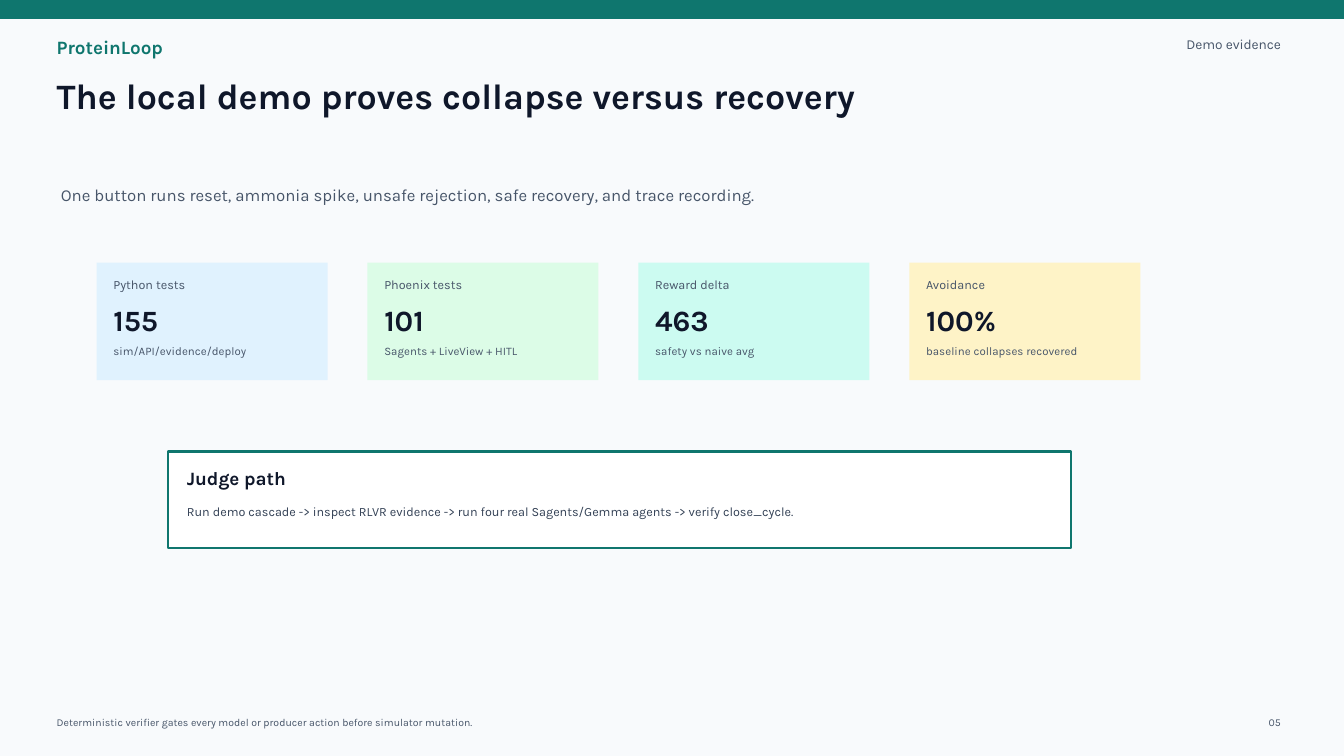
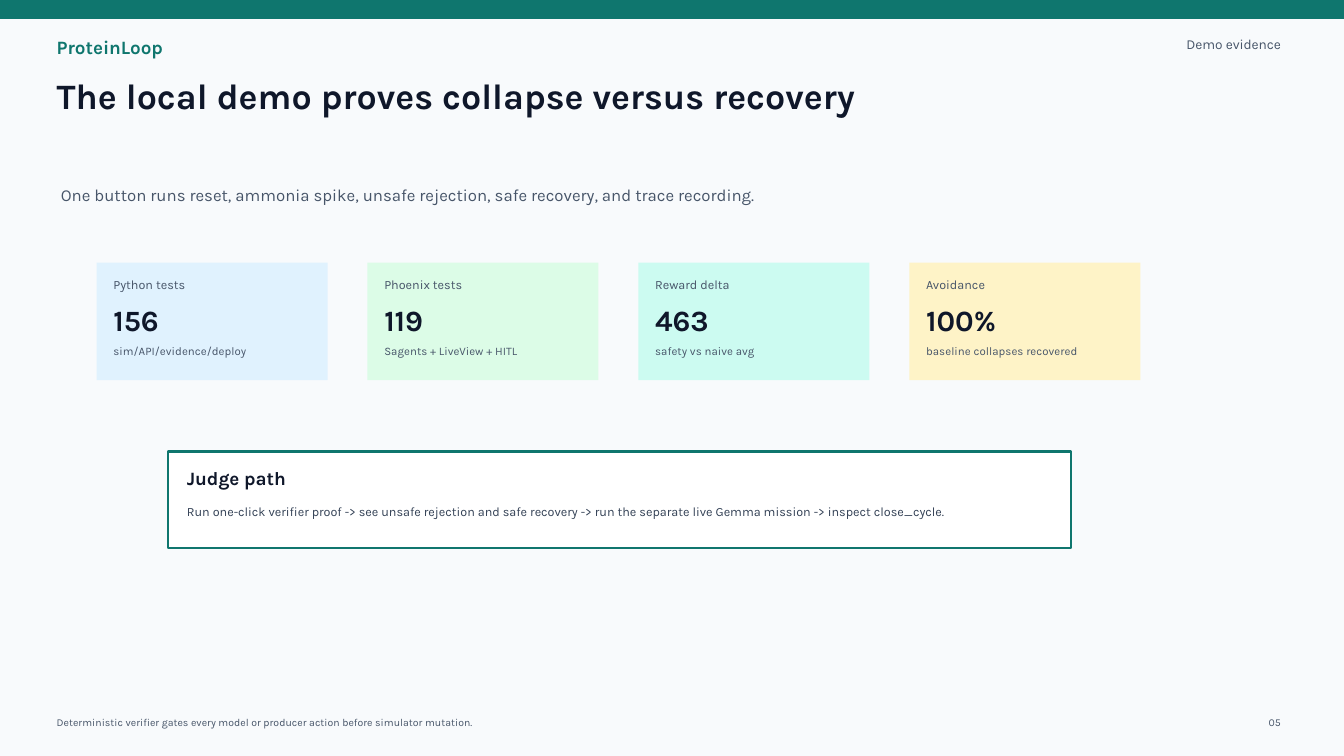
Before and after one commit to Anarpego/ProteinLoop, a slide deck: slide 5 of submission/proteinloop-hackathon-deck.pptx. Drawn at 1344x756 pixels with LibreOffice and Linux fonts; fonts in the diff are those of the drawing. Boxes give left, top, right and bottom in pixels: in the first picture for what was removed or moved away, otherwise in the second. Text is boxed around its words. In the diff, an @@ line names an element or a change of style, - is before the commit and + after.

```diff
--- a/submission/proteinloop-hackathon-deck.pptx
+++ b/submission/proteinloop-hackathon-deck.pptx
@@ text at <box>113,311,158,332</box>: text changed @@
-155
+156
@@ text at <box>384,311,423,332</box>: text changed @@
-101
+119
@@ text at <box>187,507,944,519</box>: text changed @@
-Run demo cascade -> inspect RLVR evidence -> run four real Sagents/Gemma agents -> verify close_cycle.
+Run one-click verifier proof -> see unsafe rejection and safe recovery -> run the separate live Gemma mission -> inspect close_cycle.
```
Also in this commit, not shown: 1 other slide changed, 24 other files.
